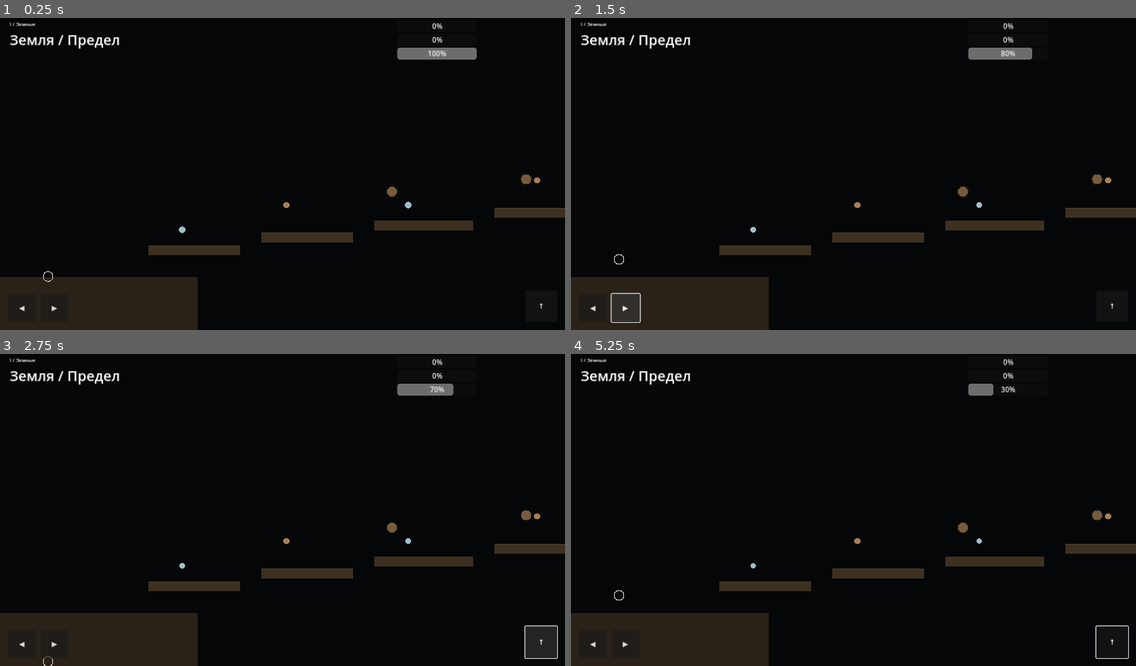
Above: before the commit, frames 1-4 (two rows, left to right).
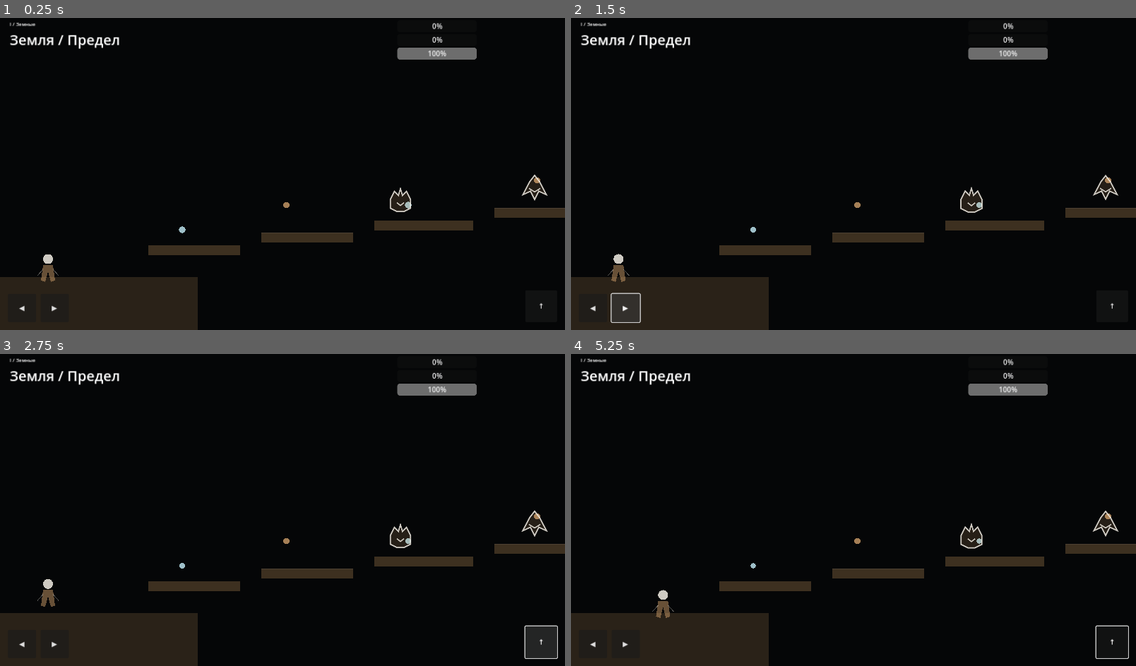
Above: after the commit, the same moments.

Repository: DenielDChem/BrainChildGames
Game: Godot game, scene res://scenes/Main.tscn
The game is run twice, just before and just after one commit, with the same random seed, the same clock (stepped at 60 frames per second) and the same inputs.
Inputs (mouse positions are in pixels of both pictures, inside the frame that each line leads up to):
- Up to frame 1 (0.25 s): no input
- Up to frame 2 (1.5 s): click "◀" at 0.5 s; click "▶" at 1.25 s
- Up to frame 3 (2.75 s): click "↑" at 2 s
- Up to frame 4 (5.25 s): move the mouse to (977, 491) at 2.77 s; hold Space (jump) 2.78-3.53 s; hold Right (move_right) 2.78-4.28 s; click (977, 491) at 2.92 s; move the mouse to (740, 522) at 3.52 s; tap Shift (slow) at 3.6, 5.1 s; tap Space (jump) at 3.77, 3.8, 4.07 s; move the mouse to (910, 438) at 4.27 s; hold Left (move_left) 4.28-5.03 s; hold Space (jump) 4.28-5.03 s; move the mouse to (825, 569) at 5.02 s; hold Right (move_right) from 5.03 s (still down); click (825, 569) at 5.17 s

The runs differ from the first frame. In frame 1, 0.6% of the frame differs, in the area x 6-97%, y 49-85%; in frame 2, 0.8%; in frame 3, 0.8%; in frame 4, 1.0%, in the area x 7-97%, y 9-85%.

Commit message:
fix(perviy-potok): platform collision, HP heal, full player/animal drawing
- level_manager: create StaticBody2D per platform in _build_level; free on rebuild; secret platforms get bodies when opened
- main: heal_center 20→36 (match HTML5 source: state.center=36)
- renderer: _draw_player full port (head+body polygon+arms+wings+aura); _draw_animal_shape with all 5 kinds (fox/raven/bear/wolf/cat) from HTML5 canvas paths; _scaled_pts helper

---
Co-authored-by: Claude Code <noreply@anthropic.com>

Diff:
--- a/perviy-potok/godot/scripts/level_manager.gd
+++ b/perviy-potok/godot/scripts/level_manager.gd
@@ -11,12 +11,17 @@
 var secret_opened: bool = false
 var portal_phase: float = 0.0
 
+var _platform_bodies: Array = []
+
 signal portal_entered(to_level: int)
 
 func _ready() -> void:
 	_build_level(GameState.current_level)
 
 func _build_level(lvl: int) -> void:
+	for body in _platform_bodies:
+		body.queue_free()
+	_platform_bodies.clear()
 	platforms.clear(); orbs.clear(); records.clear()
 	animals.clear(); hazards.clear(); portals.clear(); swarm_nodes.clear()
 	secret_opened = false
@@ -24,6 +29,21 @@
 		0: _build_walk()
 		1: _build_jump()
 		2: _build_flight()
+	for p in platforms:
+		if not (p["secret"] and not p["open"]):
+			_create_platform_body(p)
+
+func _create_platform_body(p: Dictionary) -> void:
+	var body := StaticBody2D.new()
+	var shape := CollisionShape2D.new()
+	var rect := RectangleShape2D.new()
+	rect.size = Vector2(float(p["w"]), float(p["h"]))
+	shape.shape = rect
+	shape.position = Vector2(float(p["w"]) * 0.5, float(p["h"]) * 0.5)
+	body.add_child(shape)
+	body.position = Vector2(float(p["x"]), float(p["y"]))
+	add_child(body)
+	_platform_bodies.append(body)
 
 func _build_walk() -> void:
 	_plat(-200, 750, 760, 200, "ground")
@@ -128,8 +148,9 @@
 func open_secret_platforms() -> void:
 	secret_opened = true
 	for p in platforms:
-		if p["secret"]:
+		if p["secret"] and not p["open"]:
 			p["open"] = true
+			_create_platform_body(p)
 
 func visible_platforms() -> Array[Dictionary]:
 	var result: Array[Dictionary] = []
--- a/perviy-potok/godot/scripts/main.gd
+++ b/perviy-potok/godot/scripts/main.gd
@@ -71,7 +71,7 @@
 func _on_center_changed(value: float) -> void:
 	if value <= 0.0:
 		player.respawn()
-		GameState.heal_center(20.0)
+		GameState.heal_center(36.0)
 
 func _on_record_found(title: String, text: String) -> void:
 	hud.show_message("%s. %s" % [title, text], 4.2)
--- a/perviy-potok/godot/scripts/renderer.gd
+++ b/perviy-potok/godot/scripts/renderer.gd
@@ -71,9 +71,47 @@
 func _draw_animals() -> void:
 	for a in level_mgr.animals:
 		if a["met"]: continue
-		var pos := Vector2(a["x"], a["y"])
-		draw_circle(pos, 14.0, Color(Config.C_COPPER.r, Config.C_COPPER.g, Config.C_COPPER.b, 0.55))
-		draw_arc(pos, 16.0 + 2.0 * sin(_time * 1.8), 0.0, TAU, 24, Color(Config.C_COPPER.r, Config.C_COPPER.g, Config.C_COPPER.b, 0.22), 1.0)
+		var p := 0.5 + 0.5 * sin(_time * 2.0 + float(a["x"]) * 0.01)
+		var s := 0.95 + p * 0.04
+		var pos := Vector2(float(a["x"]) + 24.0, float(a["y"]) + 24.0)
+		_draw_animal_shape(a["kind"], pos, s)
+
+func _draw_animal_shape(kind: String, pos: Vector2, s: float) -> void:
+	var fill := Color(Config.C_COPPER.r, Config.C_COPPER.g, Config.C_COPPER.b, 0.16)
+	var stroke := Color(Config.C_INK.r, Config.C_INK.g, Config.C_INK.b, 0.82)
+	var pts: PackedVector2Array
+	var detail: PackedVector2Array
+
+	match kind:
+		"fox":
+			pts = _scaled_pts([Vector2(-34,20),Vector2(-14,-18),Vector2(0,-36),Vector2(14,-18),Vector2(34,20),Vector2(12,10),Vector2(0,34),Vector2(-12,10)], pos, s)
+			detail = _scaled_pts([Vector2(-16,2),Vector2(0,12),Vector2(16,2)], pos, s)
+		"raven":
+			pts = _scaled_pts([Vector2(-42,6),Vector2(-12,-18),Vector2(2,-8),Vector2(24,-38),Vector2(48,-30),Vector2(28,-4),Vector2(42,10),Vector2(8,12),Vector2(-18,24),Vector2(-8,10)], pos, s)
+			detail = _scaled_pts([Vector2(2,-8),Vector2(20,10),Vector2(-8,10)], pos, s)
+		"bear":
+			pts = _scaled_pts([Vector2(-30,24),Vector2(-30,-2),Vector2(-18,-26),Vector2(-6,-14),Vector2(0,-34),Vector2(6,-14),Vector2(18,-26),Vector2(30,-2),Vector2(30,24),Vector2(10,34),Vector2(-10,34)], pos, s)
+			detail = _scaled_pts([Vector2(-10,8),Vector2(0,16),Vector2(10,8)], pos, s)
+		"wolf":
+			pts = _scaled_pts([Vector2(-36,24),Vector2(-12,-30),Vector2(8,-8),Vector2(30,-34),Vector2(36,24),Vector2(14,12),Vector2(0,34),Vector2(-14,12)], pos, s)
+			detail = _scaled_pts([Vector2(-28,30),Vector2(0,4),Vector2(28,30)], pos, s)
+		"cat":
+			pts = _scaled_pts([Vector2(-28,28),Vector2(-32,-2),Vector2(-16,-34),Vector2(0,-12),Vector2(16,-34),Vector2(32,-2),Vector2(28,28)], pos, s)
+			detail = _scaled_pts([Vector2(-10,10),Vector2(0,18),Vector2(10,10)], pos, s)
+
+	if pts.size() > 0:
+		draw_colored_polygon(pts, fill)
+		var outline := PackedVector2Array(pts)
+		outline.append(pts[0])
+		draw_polyline(outline, stroke, 2.5, true)
+		if detail.size() > 0:
+			draw_polyline(detail, stroke, 2.0, true)
+
+func _scaled_pts(offsets: Array, origin: Vector2, s: float) -> PackedVector2Array:
+	var result := PackedVector2Array()
+	for v: Vector2 in offsets:
+		result.append(origin + v * s)
+	return result
 
 func _draw_portals() -> void:
 	for po in level_mgr.portals:
@@ -86,13 +124,40 @@
 func _draw_player() -> void:
 	var px := player.position.x + 16.0
 	var py := player.position.y + 24.0
-	draw_arc(Vector2(px, py), 14.0, 0.0, TAU, 24, Color(Config.C_INK.r, Config.C_INK.g, Config.C_INK.b, 0.88), 2.0)
-	var shield: bool = (player.get("bear_shield_timer") as float) > 0.0
-	var glow_val: float = player.get("glow") as float
-	if shield or GameState.mode == "flight" or glow_val > 0.05:
+	var f := float(player.facing)
+	var shield: bool = float(player.get("bear_shield_timer")) > 0.0
+	var glow_val: float = float(player.get("glow"))
+	var mode := GameState.mode
+
+	# Aura / shield ellipse
+	if shield or mode == "flight" or glow_val > 0.05:
 		var sa := 0.48 if shield else (0.15 + glow_val * 0.32)
-		draw_arc(Vector2(px, py), 22.0 + glow_val * 8.0, 0.0, TAU, 32, Color(Config.C_BLUE.r, Config.C_BLUE.g, Config.C_BLUE.b, sa), 2.0)
-	if GameState.mode == "flight":
+		var sw := 3.0 if shield else 2.0
+		var er := 44.0 + glow_val * 18.0
+		draw_arc(Vector2(px, py), er, 0.0, TAU, 36, Color(Config.C_BLUE.r, Config.C_BLUE.g, Config.C_BLUE.b, sa), sw)
+
+	# Wings in flight mode
+	if mode == "flight":
 		var wa := 0.38 + glow_val * 0.2
-		draw_line(Vector2(px - 12, py - 7), Vector2(px - 46, py - 22), Color(Config.C_BLUE.r, Config.C_BLUE.g, Config.C_BLUE.b, wa), 1.5)
-		draw_line(Vector2(px + 12, py - 7), Vector2(px + 46, py - 22), Color(Config.C_BLUE.r, Config.C_BLUE.g, Config.C_BLUE.b, wa), 1.5)
+		var wc := Color(Config.C_BLUE.r, Config.C_BLUE.g, Config.C_BLUE.b, wa)
+		draw_polyline(PackedVector2Array([Vector2(px - 25*f, py - 14), Vector2(px - 78*f, py - 46), Vector2(px - 94*f, py - 92)]), wc, 1.5, true)
+		draw_polyline(PackedVector2Array([Vector2(px + 25*f, py - 14), Vector2(px + 78*f, py - 46), Vector2(px + 94*f, py - 92)]), wc, 1.5, true)
+
+	# Body polygon (torso + legs)
+	var body_col := Config.C_BLUE if mode == "jump" else (Config.C_DANGER if mode == "flight" else Config.C_COPPER)
+	var body_alpha := 0.44 if mode == "jump" else (0.44 if mode == "flight" else 0.48)
+	var body_pts := PackedVector2Array([
+		Vector2(px + (-14)*f, py - 10), Vector2(px + 14*f, py - 10),
+		Vector2(px + 20*f, py + 34), Vector2(px + 8*f, py + 38),
+		Vector2(px, py + 8),
+		Vector2(px + (-8)*f, py + 38), Vector2(px + (-20)*f, py + 34),
+	])
+	draw_colored_polygon(body_pts, Color(body_col.r, body_col.g, body_col.b, body_alpha))
+
+	# Arms
+	var arm_col := Color(Config.C_INK.r, Config.C_INK.g, Config.C_INK.b, 0.34)
+	draw_line(Vector2(px + (-14)*f, py + 2), Vector2(px + (-30)*f, py + 20), arm_col, 2.0)
+	draw_line(Vector2(px + 14*f, py + 2), Vector2(px + 30*f, py + 20), arm_col, 2.0)
+
+	# Head
+	draw_circle(Vector2(px, py - 27.0), 14.0, Color(Config.C_INK.r, Config.C_INK.g, Config.C_INK.b, 0.84))
